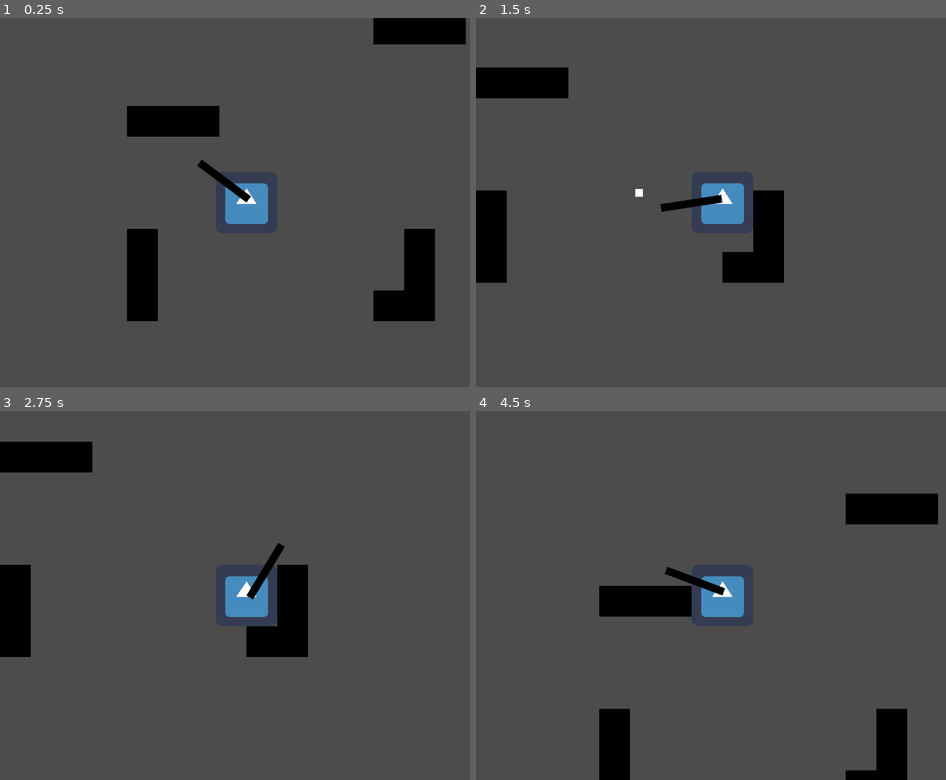
Above: before the commit, frames 1-4 (two rows, left to right).
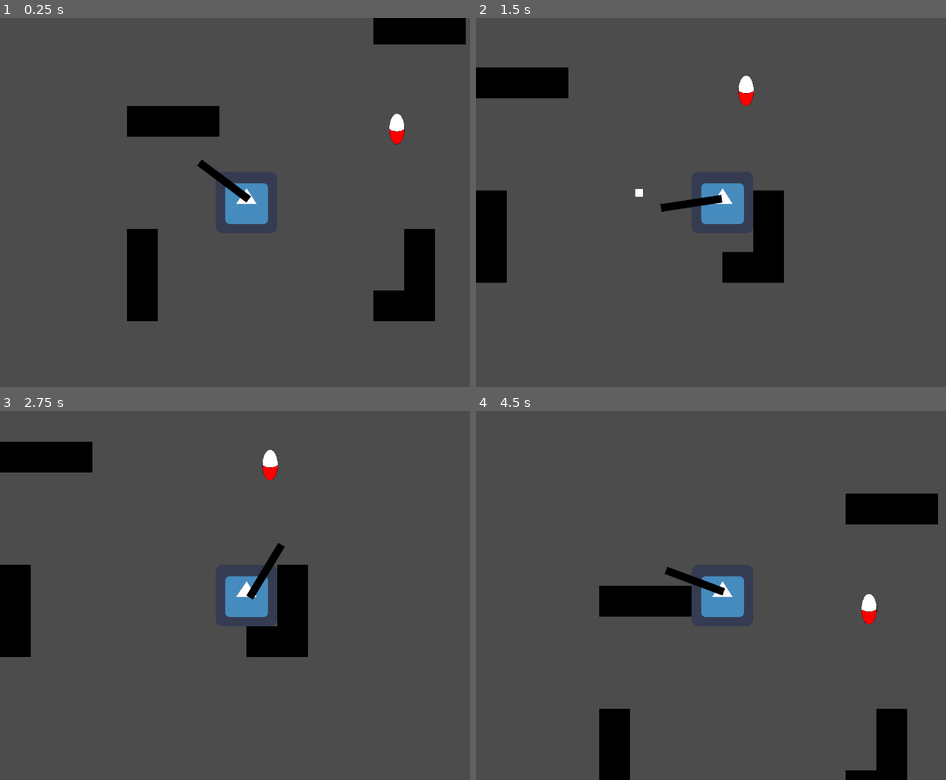
Above: after the commit, the same moments.

Repository: Develarooio/hoho-ohno
Game: Godot game, scene res://Levels/ClaytonTestLevel.tscn
The game is run twice, just before and just after one commit, with the same random seed, the same clock (stepped at 60 frames per second) and the same inputs. The project has no main scene, so this scene is started directly. The engine's default icon, where the game draws it, is replaced by a stand-in: a white triangle on a blue panel in a dark square.
Inputs (mouse positions are in pixels of both pictures, inside the frame that each line leads up to):
- Up to frame 1 (0.25 s): no input
- Up to frame 2 (1.5 s): tap Enter at 0.5 s; move the mouse to (828, 184) at 0.52 s; hold D (right) 0.53-1.28 s; tap Space (dash) at 0.6 s; move the mouse to (621, 220) at 1.27 s; hold S (down) from 1.28 s (still down); click (621, 220) at 1.35 s
- Up to frame 3 (2.75 s): tap Space (dash) at 2, 2.1 s; move the mouse to (296, 514) at 2.02 s; release S (down) at 2.03 s; hold D (right) from 2.03 s (still down)
- Up to frame 4 (4.5 s): tap Enter at 2.75 s; move the mouse to (696, 669) at 2.77 s; release D (right) at 2.78 s; hold W (up) 2.78-3.53 s; click (696, 669) at 2.85 s; move the mouse to (870, 650) at 3.52 s; hold A (left) from 3.53 s (still down); tap Space (dash) at 3.6, 4.25 s; move the mouse to (574, 540) at 4.27 s; click (574, 540) at 4.35 s

The runs differ from the first frame. In frame 1, 0.2% of the frame differs, in the area x 82-87%, y 25-35%; in frame 2, 0.2%; in frame 3, 0.2%; in frame 4, 0.2%.

Commit message:
pill respawn

Diff:
--- a/Levels/ClaytonTestLevel.tscn
+++ b/Levels/ClaytonTestLevel.tscn
@@ -1,7 +1,8 @@
-[gd_scene load_steps=3 format=2]
+[gd_scene load_steps=4 format=2]
 
 [ext_resource path="res://Tilesets/walls.tres" type="TileSet" id=1]
 [ext_resource path="res://Player/Player.tscn" type="PackedScene" id=2]
+[ext_resource path="res://Pills/Pill.tscn" type="PackedScene" id=3]
 
 [node name="ClaytonTestLevel" type="Node2D" index="0"]
 
@@ -28,3 +29,7 @@
 [node name="Player" parent="." index="1" instance=ExtResource( 2 )]
 
 position = Vector2( 440, 393 )
+
+[node name="Pill" parent="." index="2" instance=ExtResource( 3 )]
+
+position = Vector2( 753, 240 )
--- a/Pills/Pill.gd
+++ b/Pills/Pill.gd
@@ -16,4 +16,11 @@
 func _on_Pill_body_entered(body):
 	if body.is_in_group('players'):
 		GAME_STATE.adjust_insanity(pill_strength)
-		queue_free()
+		visible = false
+		call_deferred("set_monitoring", false)
+		$RespawnTimer.start()
+
+
+func _on_RespawnTimer_timeout():
+	visible = true
+	call_deferred("set_monitoring", true)
--- a/Pills/Pill.tscn
+++ b/Pills/Pill.tscn
@@ -9,7 +9,7 @@
 radius = 16.0
 height = 30.0
 
-[node name="Pill" type="Area2D" index="0" groups=[
+[node name="Pill" type="Area2D" groups=[
 "pills",
 ]]
 
@@ -33,4 +33,13 @@
 
 shape = SubResource( 1 )
 
+[node name="RespawnTimer" type="Timer" parent="." index="2"]
+
+process_mode = 1
+wait_time = 1.0
+one_shot = false
+autostart = false
+
 [connection signal="body_entered" from="." to="." method="_on_Pill_body_entered"]
+
+[connection signal="timeout" from="RespawnTimer" to="." method="_on_RespawnTimer_timeout"]
